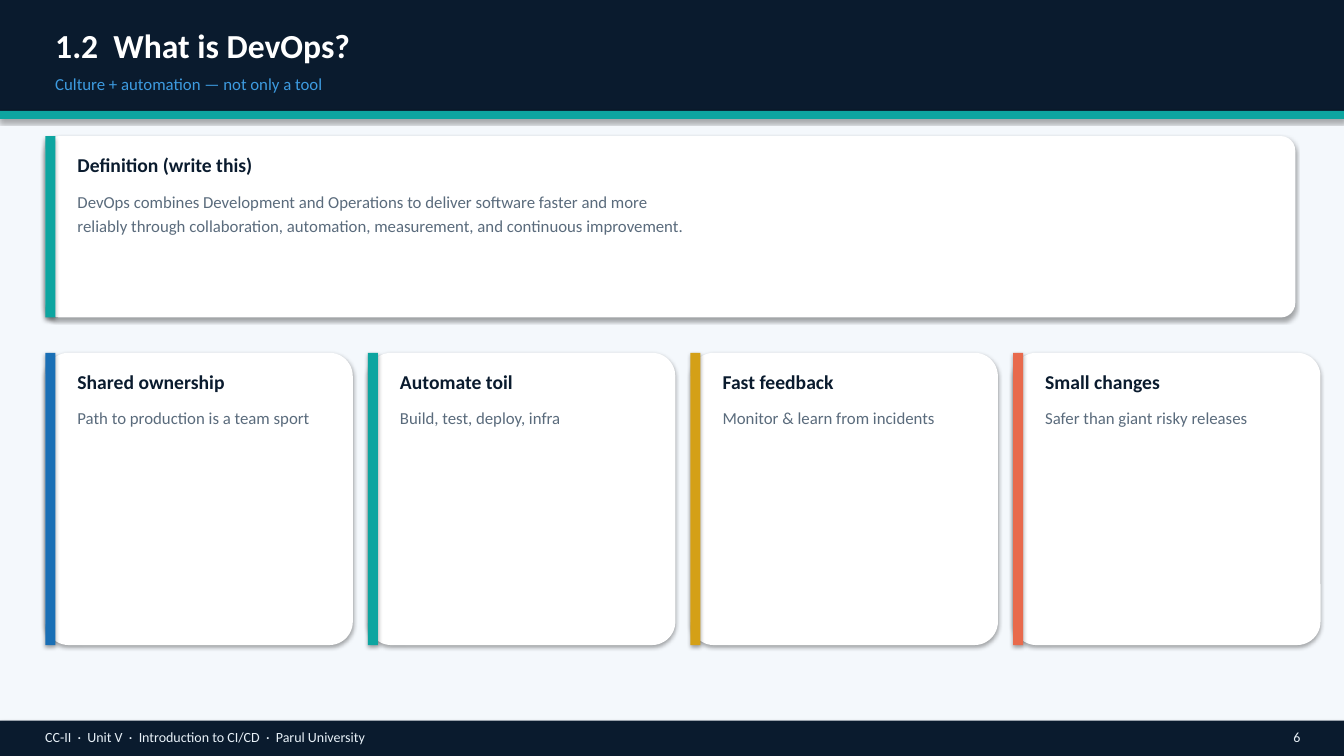
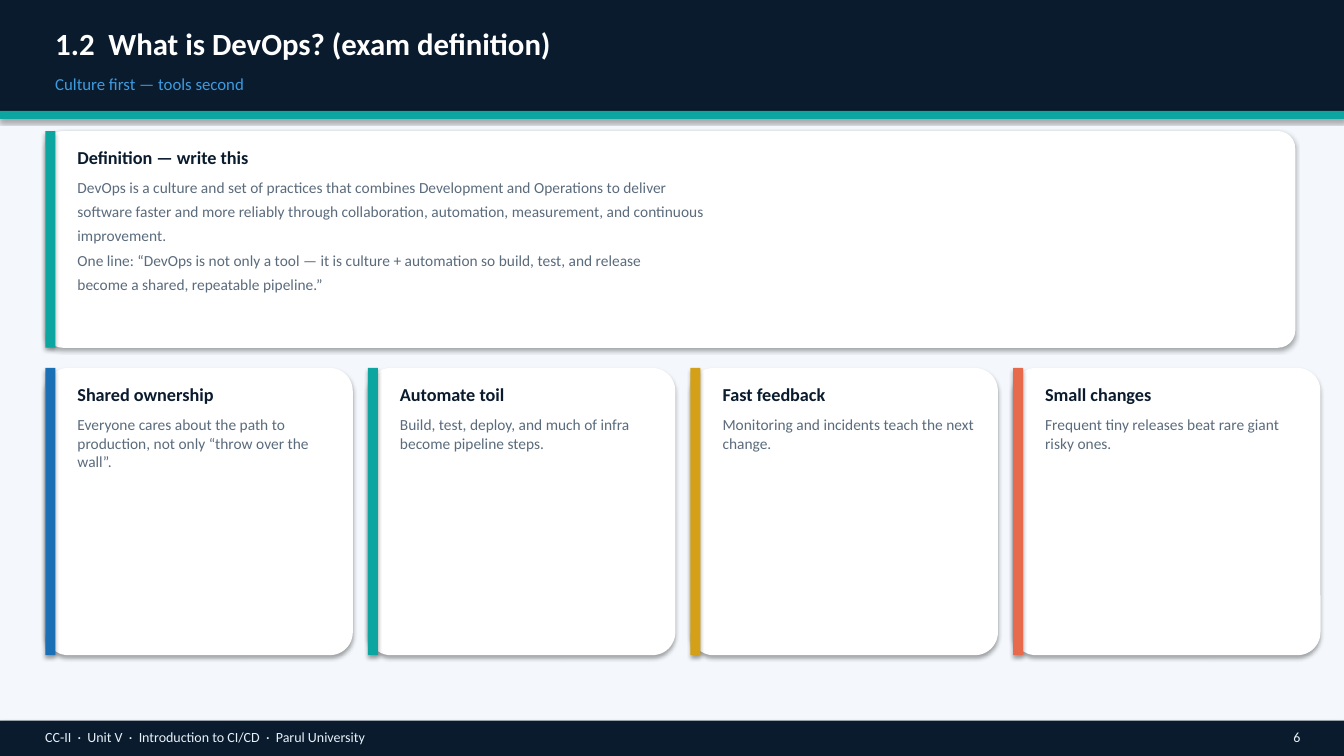
Before and after one commit to professorbhakta/cloud-II, a slide deck: slide 6 of ppt/CC-II-Unit-V-Introduction-to-CI-CD.pptx. Drawn at 1344x756 pixels with LibreOffice and Linux fonts; fonts in the diff are those of the drawing. Boxes give left, top, right and bottom in pixels: in the first picture for what was removed or moved away, otherwise in the second. Text is boxed around its words. In the diff, an @@ line names an element or a change of style, - is before the commit and + after.

```diff
--- a/ppt/CC-II-Unit-V-Introduction-to-CI-CD.pptx
+++ b/ppt/CC-II-Unit-V-Introduction-to-CI-CD.pptx
@@ text at bbox=[55, 32, 550, 60]: text changed; size 24 to 22 pt @@
-1.2 What is DevOps?
+1.2 What is DevOps? (exam definition)
@@ text at bbox=[55, 78, 244, 90]: text changed @@
-Culture + automation — not only a tool
+Culture first — tools second
@@ rounded rectangle: place and size @@
-rounded rectangle at bbox=[45, 136, 1296, 318]
+rounded rectangle at bbox=[45, 131, 1296, 348]
@@ rectangle: place and size @@
-rectangle at bbox=[45, 136, 55, 318]
+rectangle at bbox=[45, 131, 55, 348]
@@ text at bbox=[77, 151, 249, 164]: text changed; size 14 to 13 pt @@
-Definition (write this)
+Definition — write this
@@ text at bbox=[77, 182, 704, 293]: text changed; size 12 to 11 pt @@
-DevOps combines Development and Operations to deliver software faster and more
-reliably through collaboration, automation, measurement, and continuous improvement.
+DevOps is a culture and set of practices that combines Development and Operations to deliver
+software faster and more reliably through collaboration, automation, measurement, and continuous
+improvement.
+One line: “DevOps is not only a tool — it is culture + automation so build, test, and release
+become a shared, repeatable pipeline.”
@@ rounded rectangle: place and size @@
-rounded rectangle at bbox=[45, 353, 353, 645]
+rounded rectangle at bbox=[45, 368, 353, 655]
@@ rectangle: place and size @@
-rectangle at bbox=[45, 353, 55, 645]
+rectangle at bbox=[45, 368, 55, 655]
@@ rounded rectangle: place and size @@
-rounded rectangle at bbox=[368, 353, 676, 645]
+rounded rectangle at bbox=[368, 368, 676, 655]
@@ rectangle: place and size @@
-rectangle at bbox=[368, 353, 378, 645]
+rectangle at bbox=[368, 368, 378, 655]
@@ rounded rectangle: place and size @@
-rounded rectangle at bbox=[691, 353, 998, 645]
+rounded rectangle at bbox=[691, 368, 998, 655]
@@ rectangle: place and size @@
-rectangle at bbox=[691, 353, 701, 645]
+rectangle at bbox=[691, 368, 701, 655]
@@ rounded rectangle: place and size @@
-rounded rectangle at bbox=[1013, 353, 1321, 645]
+rounded rectangle at bbox=[1013, 368, 1321, 655]
@@ rectangle: place and size @@
-rectangle at bbox=[1013, 353, 1023, 645]
+rectangle at bbox=[1013, 368, 1023, 655]
@@ 4 texts: place and size @@
-4 texts at bbox=[77, 375, 1160, 393]
+4 texts at bbox=[77, 388, 1151, 404]
@@ size 14 to 13 pt; more space between paragraphs in 4 elements at bbox=[77, 388, 214, 404], bbox=[400, 388, 505, 401], bbox=[723, 388, 825, 401], bbox=[1045, 388, 1151, 404] @@
@@ text at bbox=[77, 419, 309, 467]: text changed; size 12 to 11 pt @@
-Path to production is a team sport
+Everyone cares about the path to production, not only “throw over the wall”.
@@ text at bbox=[400, 419, 630, 452]: text changed; size 12 to 11 pt @@
-Build, test, deploy, infra
+Build, test, deploy, and much of infra become pipeline steps.
@@ text at bbox=[723, 419, 973, 452]: text changed; size 12 to 11 pt @@
-Monitor & learn from incidents
+Monitoring and incidents teach the next change.
@@ text at bbox=[1045, 419, 1279, 452]: text changed; size 12 to 11 pt @@
-Safer than giant risky releases
+Frequent tiny releases beat rare giant risky ones.
```
Also in this commit, not shown: 34 other slides changed, 2 slides added, 2 slides removed, 1 other file.
